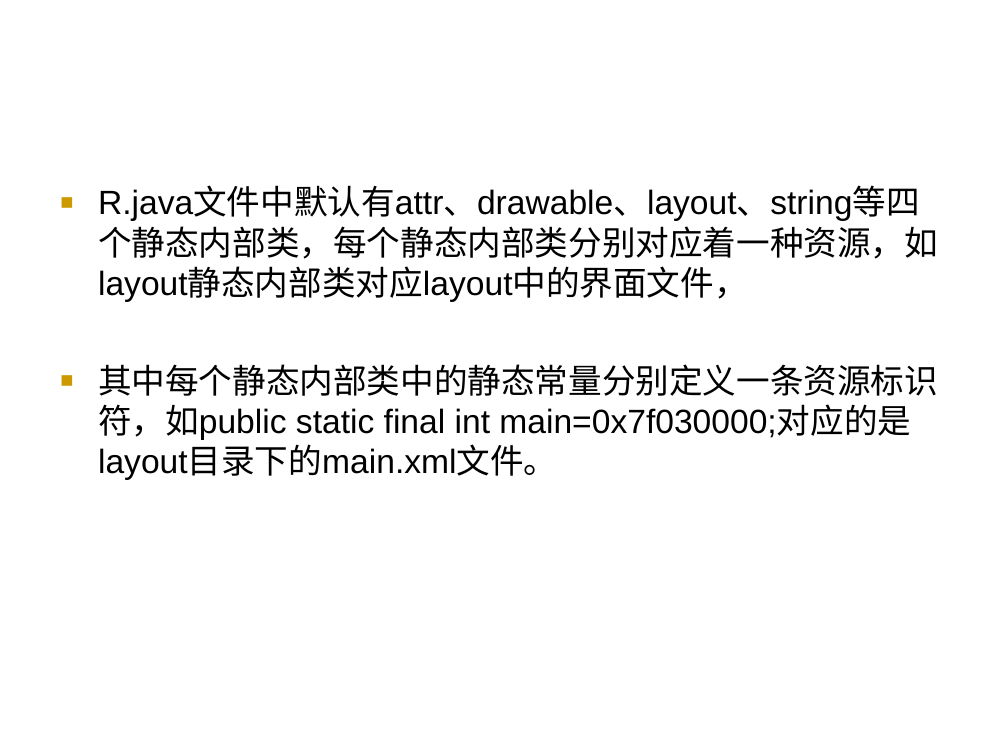
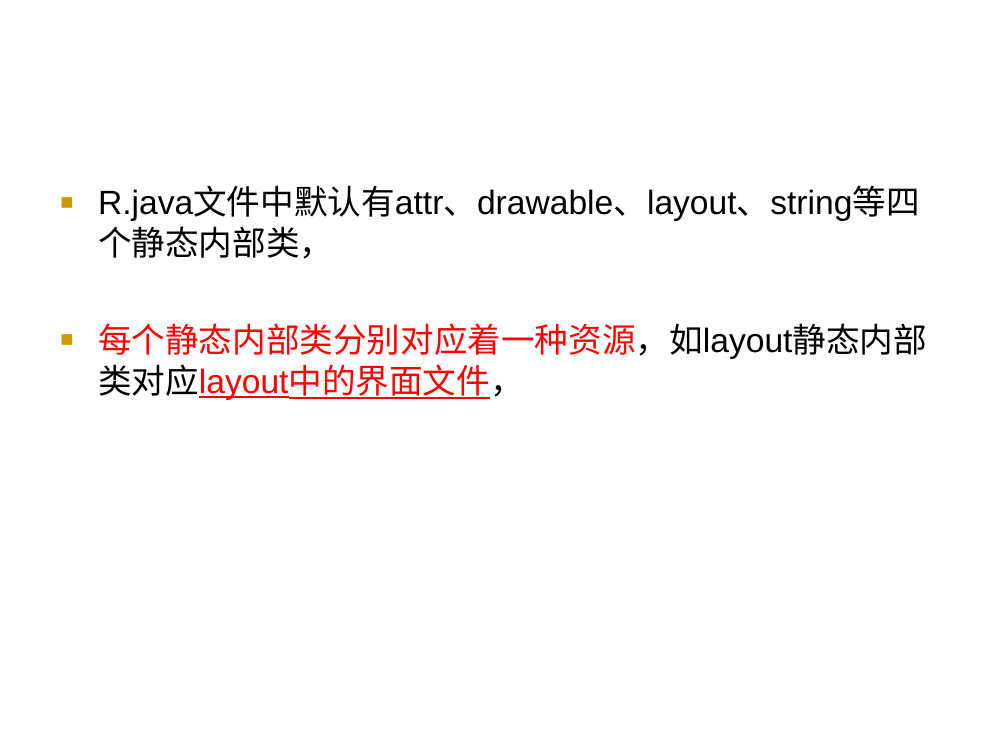
Before and after one commit to arnold117/AndroidProgramming, a slide deck: slide 53 of slides/第二讲 Android入门和简单程序设计.ppt (slide 25 before the commit). Drawn at 1008x756 pixels with LibreOffice and Linux fonts; fonts in the diff are those of the drawing. Boxes give left, top, right and bottom in pixels: in the first picture for what was removed or moved away, otherwise in the second. Text is boxed around its words. In the diff, an @@ line names an element or a change of style, - is before the commit and + after.

```diff
--- a/slides/第二讲 Android入门和简单程序设计.ppt
+++ b/slides/第二讲 Android入门和简单程序设计.ppt
@@ text at [98, 188, 927, 359]: text changed @@
-■ R.java文件中默认有attr、drawable、layout、string等四个静态内部类，每个静态内部类分别对应着一种资源，如layout静态内部类对应layout中的界面文件，
-■ 其中每个静态内部类中的静态常量分别定义一条资源标识符，如public static final int main=0x7f030000;对应的是layout目录下的main.xml文件。
+■ R.java文件中默认有attr、drawable、layout、string等四个静态内部类，
+■ 每个静态内部类分别对应着一种资源，如layout静态内部类对应layout中的界面文件，
```
Also in this commit, not shown: 12 other slides changed, 10 slides added, 8 slides removed, 1 other file.
